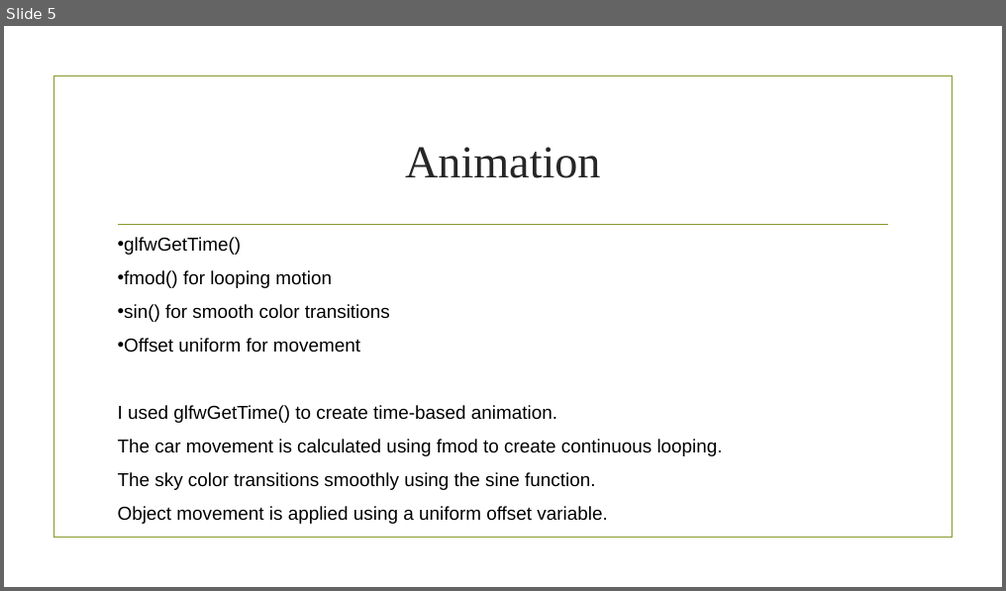
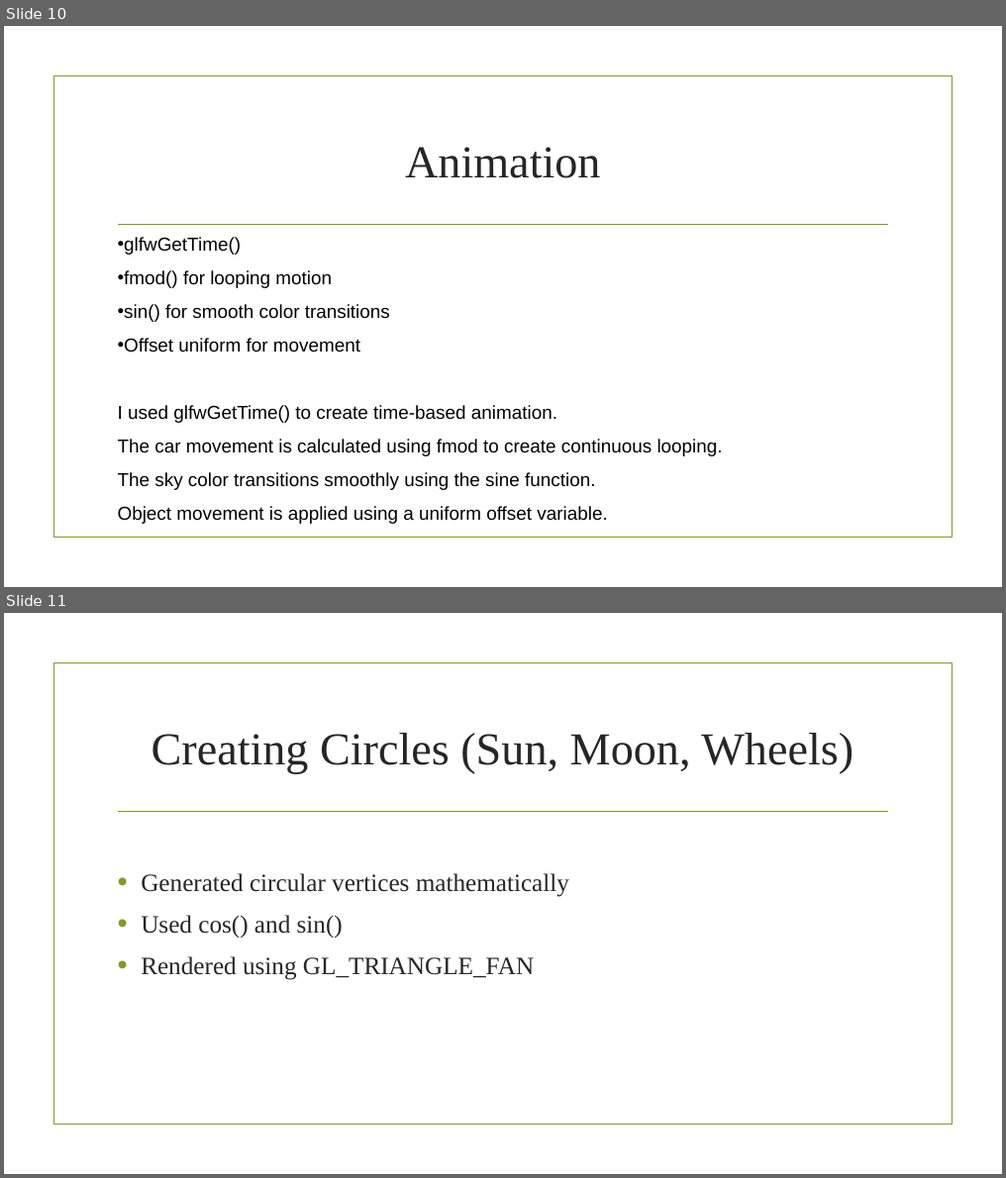
Before and after one commit to leen-911/Computer-Graphics-Projects, a slide deck: CG_First Project/cg_1st_project.pptx. Shown one above the other, each under a label of ours: slide 5 before the commit, slides 10 and 11 after it. The pictures are 1006x591 and 1006x1178 pixels, drawn with LibreOffice and Linux fonts; fonts in the diff are those of the drawing; background and template pictures are left out. Boxes give left, top, right and bottom in pixels: in the first picture for what was removed or moved away, otherwise in the second. Text is boxed around its words. In the diff, an @@ line names an element or a change of style, - is before the commit and + after.

```diff
--- a/CG_First Project/cg_1st_project.pptx
+++ b/CG_First Project/cg_1st_project.pptx
@@ slide 11 added at (4, 613, 1002, 1174), background picture (left out); not listed: 2 template elements that a slide beside it also shows @@
@@ title added at (152, 733, 853, 773), 44 pt, text #262626 @@
+Creating Circles (Sun, Moon, Wheels)
@@ text added at (141, 873, 569, 980), 24 pt, text #262626 @@
+• Generated circular vertices mathematically
+• Used cos() and sin()
+• Rendered using GL_TRIANGLE_FAN
@@ what was slide 5 is now slide 10 @@
```
Also in this commit, not shown: 4 other slides added.
